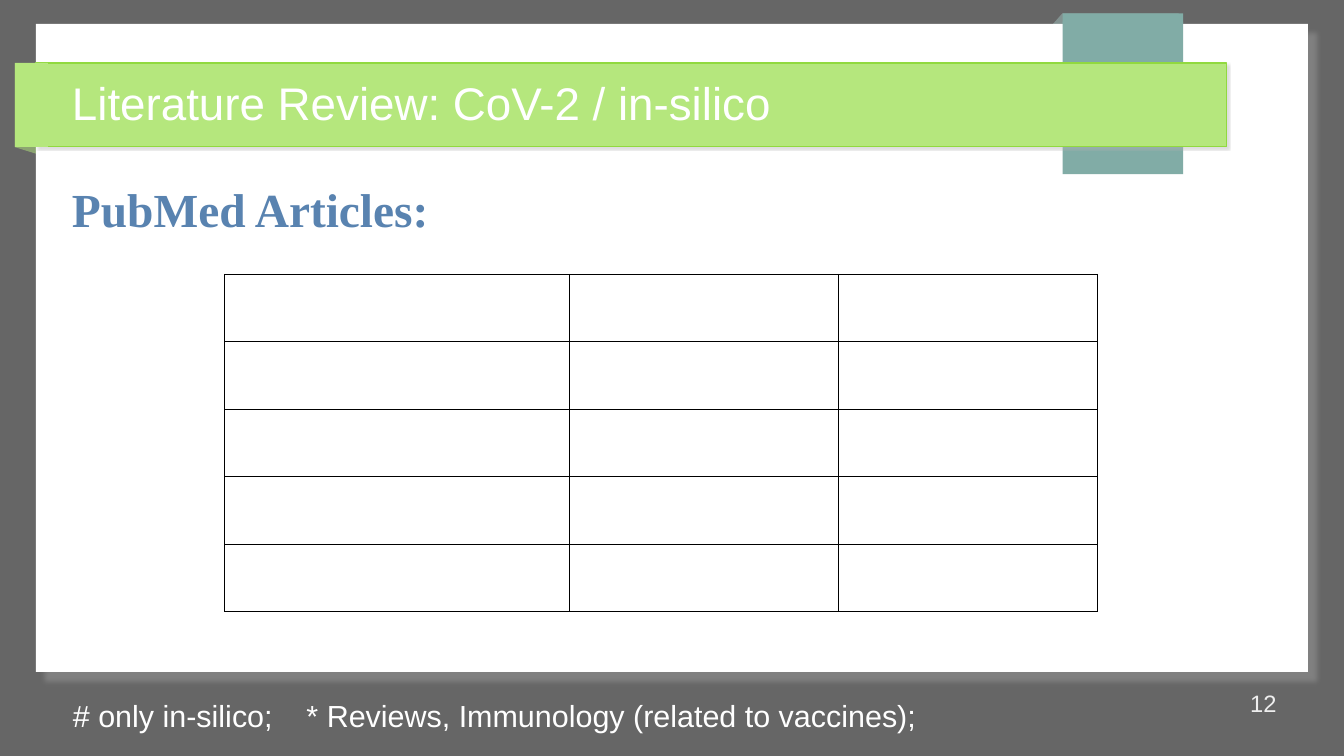
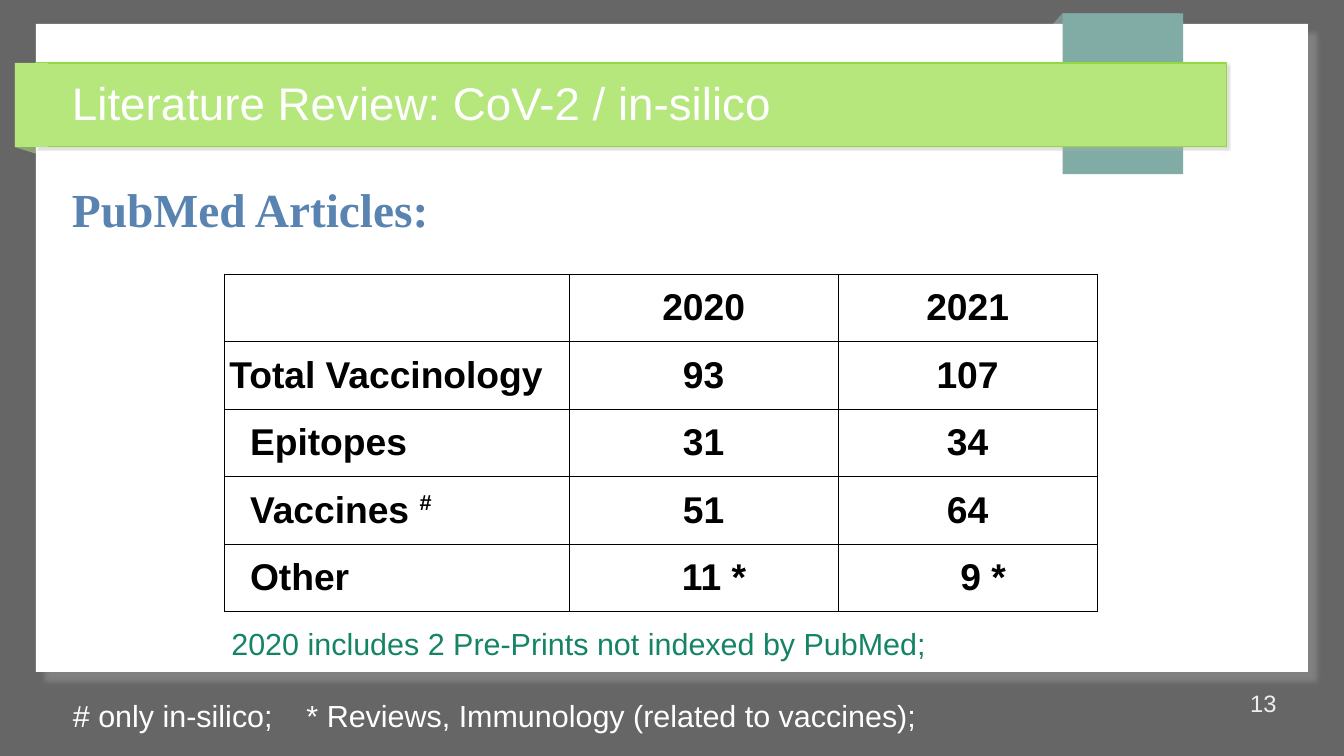
Before and after one commit to discoleo/Immunology, a slide deck: slide 13 of Lectures/SARS_Literature.odp (slide 12 before the commit). Drawn at 1344x756 pixels with LibreOffice and Linux fonts; fonts in the diff are those of the drawing. Boxes give left, top, right and bottom in pixels: in the first picture for what was removed or moved away, otherwise in the second. Text is boxed around its words. In the diff, an @@ line names an element or a change of style, - is before the commit and + after.

Commit message:
Update SARS-CoV-2 Literature;

```diff
--- a/Lectures/SARS_Literature.odp
+++ b/Lectures/SARS_Literature.odp
@@ table at [224, 274, 1098, 612] @@
-row 2, column 2: 90
+row 2, column 2: 93
-row 4, column 2: 50
+row 4, column 2: 51
-row 5, column 2: 9 *
+row 5, column 2: 11 *
@@ text colour #FFFFFF to #000000 in "2020", "2021", "Total Vaccinology", "107" and 7 more places @@
@@ text added at [231, 633, 926, 661], 18 pt, text #158466 @@
+2020 includes 2 Pre-Prints not indexed by PubMed;
@@ page number at [1250, 695, 1276, 712]: text changed @@
-12
+13
```
Also in this commit, not shown: 3 other slides changed, 1 slide added, 1 other file.
